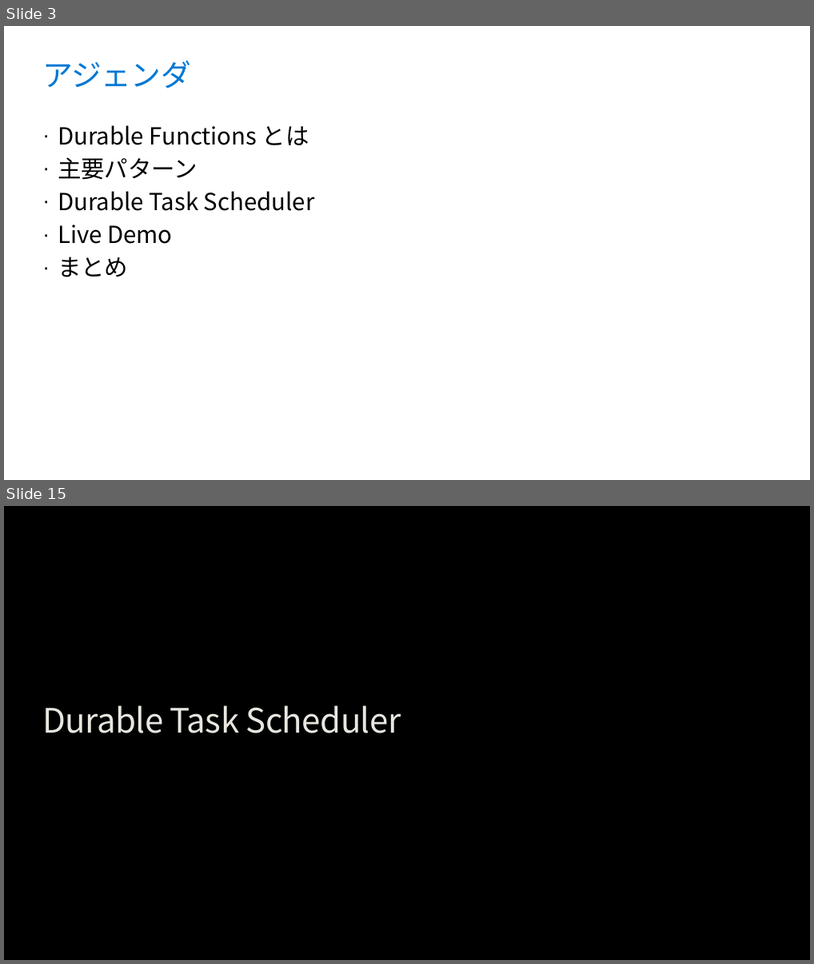
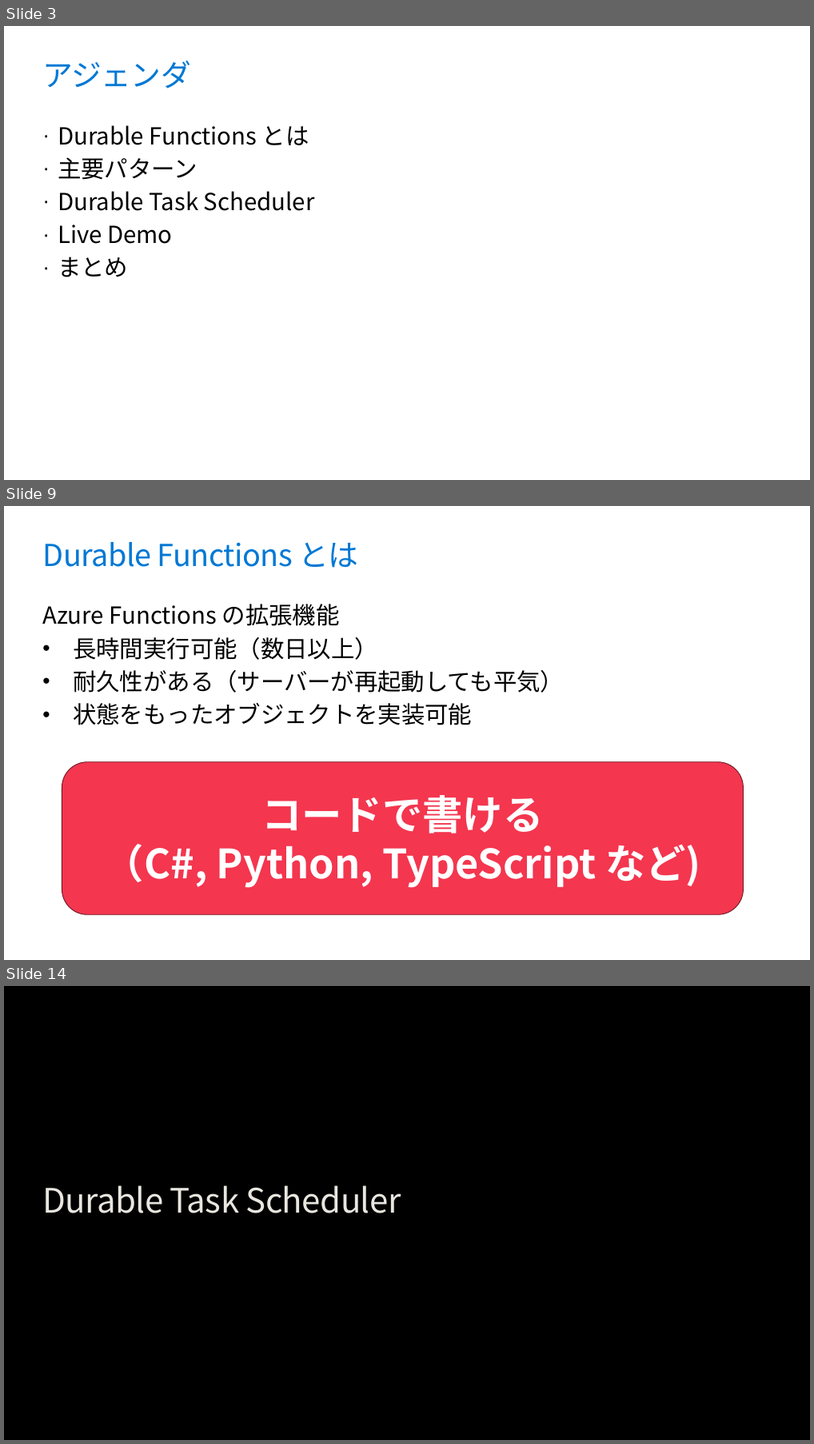
Before and after one commit to runceel/yonayona-durable, a slide deck: slides/slides.pptx. Shown one above the other, each under a label of ours: slides 3 and 15 before the commit, slides 3, 9 and 14 after it; the slides between them are not shown. The pictures are 814x964 and 814x1444 pixels, drawn with LibreOffice and Linux fonts; fonts in the diff are those of the drawing; background and template pictures are left out. Boxes give left, top, right and bottom in pixels: in the first picture for what was removed or moved away, otherwise in the second. Text is boxed around its words. In the diff, an @@ line names an element or a change of style, - is before the commit and + after.

```diff
--- a/slides/slides.pptx
+++ b/slides/slides.pptx
@@ slide 9 added at <box>4,506,810,960</box>, background #FFFFFF @@
@@ title added at <box>43,542,359,568</box>, 36 pt, text #0078D4 @@
+Durable Functions とは
@@ text added at <box>42,604,564,725</box>, 28 pt, text #000000 @@
+Azure Functions の拡張機能
+• 長時間実行可能（数日以上）
+• 耐久性がある（サーバーが再起動しても平気）
+• 状態をもったオブジェクトを実装可能
@@ rounded rectangle added at <box>62,762,744,914</box>, fill #F4364F, outline #6B1823 0.85 pt, 48 pt, text #FFFFFF, bold @@
+コードで書ける
+（C#, Python, TypeScript など)
@@ what was slide 15 is now slide 14 @@
```
Also in this commit, not shown: 5 slides changed, 6 other slides added, 8 slides removed.
